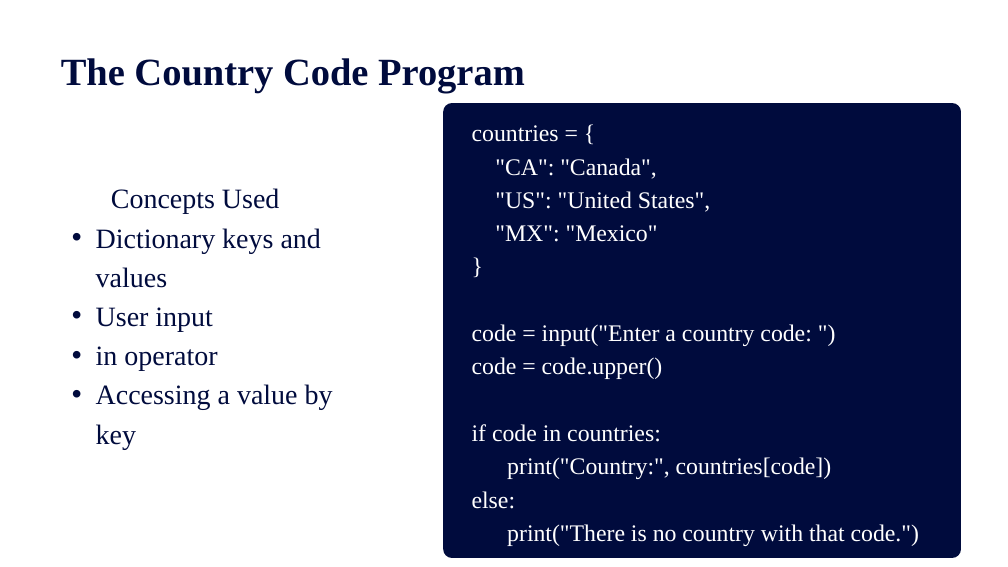
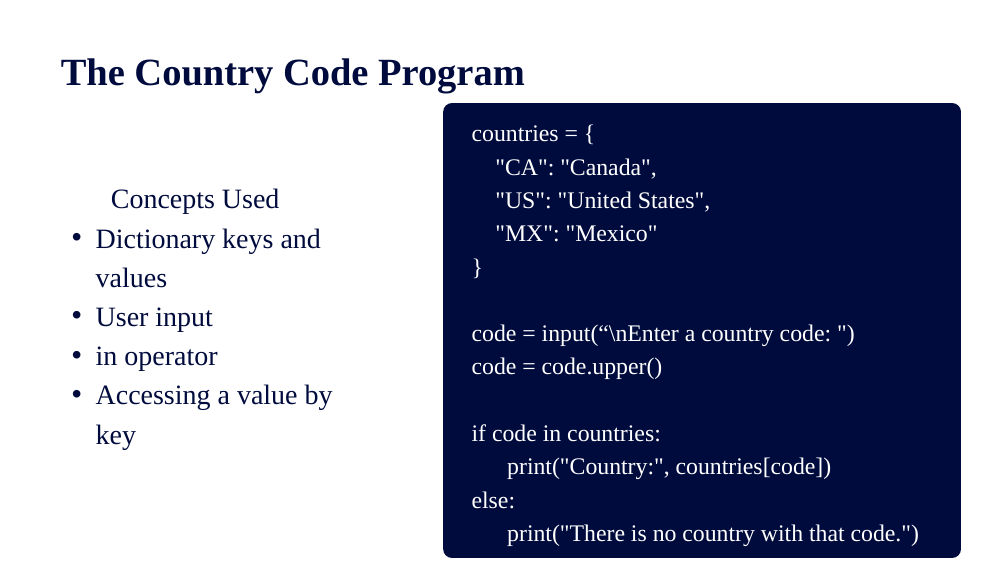
Before and after one commit to Wendy-Chen56/murachs_python_section_2, a slide deck: slide 7 of slides/chapter_12_How_to_Work_with_Dictionaries.pptx. Drawn at 1008x567 pixels with LibreOffice and Linux fonts; fonts in the diff are those of the drawing. Boxes give left, top, right and bottom in pixels: in the first picture for what was removed or moved away, otherwise in the second. Text is boxed around its words. In the diff, an @@ line names an element or a change of style, - is before the commit and + after.

```diff
--- a/slides/chapter_12_How_to_Work_with_Dictionaries.pptx
+++ b/slides/chapter_12_How_to_Work_with_Dictionaries.pptx
@@ text at [472,324,831,346]: text changed @@
-code = input("Enter a country code: ")
+code = input(“\nEnter a country code: ")
```
Also in this commit, not shown: 1 other slide changed, 3 other files.
